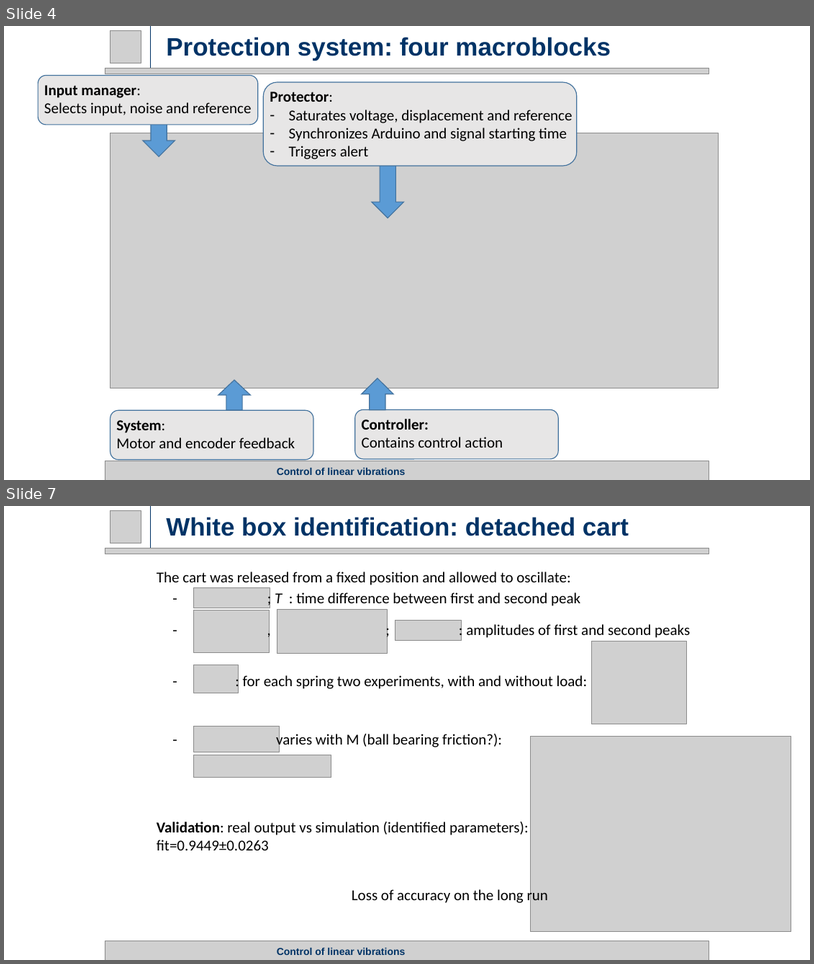
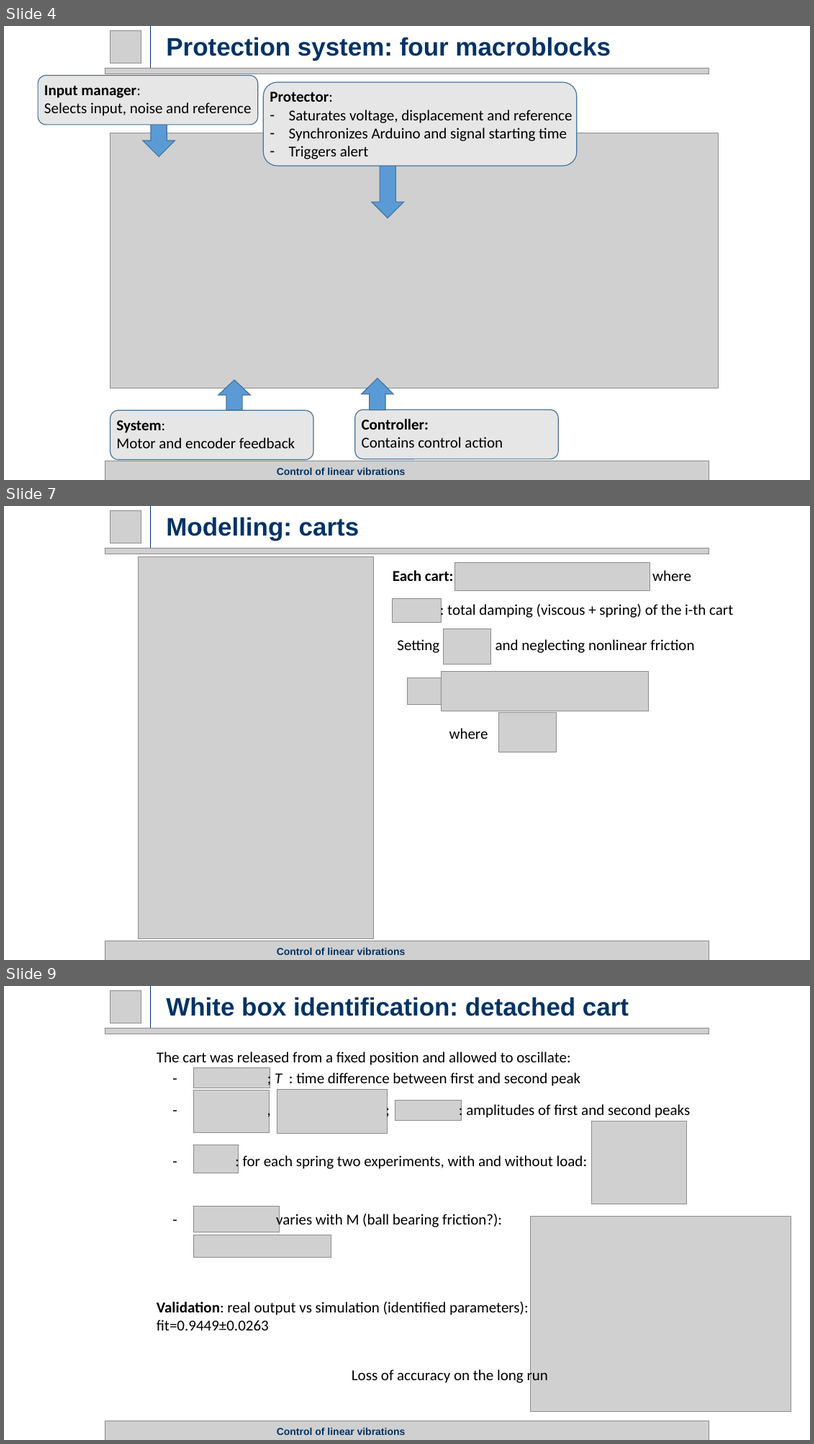
Before and after one commit to rssalessio/Control-Linear-Vibrations, a slide deck: finalPresentation/Part 1/Part1.pptx. Shown one above the other, each under a label of ours: slides 4 and 7 before the commit, slides 4, 7 and 9 after it; the slides between them are not shown. The pictures are 814x964 and 814x1444 pixels, drawn with LibreOffice and Linux fonts; fonts in the diff are those of the drawing; grey boxes stand for pictures. Boxes give left, top, right and bottom in pixels: in the first picture for what was removed or moved away, otherwise in the second. Text is boxed around its words. In the diff, an @@ line names an element or a change of style, - is before the commit and + after.

```diff
--- a/finalPresentation/Part 1/Part1.pptx
+++ b/finalPresentation/Part 1/Part1.pptx
@@ slide 7 added at (x1=4, y1=506, x2=810, y2=960), background #FFFFFF @@
@@ picture added at (x1=111, y1=510, x2=142, y2=543) @@
@@ line added from (150, 548) to (150, 506), #003366 0.75 pt @@
@@ title added at (x1=166, y1=517, x2=360, y2=541), 30 pt, text #003366, bold @@
+Modelling: carts
@@ picture added at (x1=105, y1=548, x2=710, y2=554) @@
@@ picture added at (x1=139, y1=557, x2=373, y2=939) @@
@@ text added at (x1=393, y1=570, x2=692, y2=581), 18 pt, text #000000, bold @@
+Each cart: where
@@ picture added at (x1=455, y1=562, x2=650, y2=591) @@
@@ picture added at (x1=393, y1=599, x2=441, y2=622) @@
@@ text added at (x1=448, y1=604, x2=733, y2=618), 18 pt, text #000000 @@
+: total damping (viscous + spring) of the i-th cart
@@ picture added at (x1=443, y1=629, x2=491, y2=664) @@
@@ text added at (x1=397, y1=639, x2=694, y2=653), 18 pt, text #000000 @@
+Setting and neglecting nonlinear friction
@@ picture added at (x1=407, y1=677, x2=441, y2=705) @@
@@ picture added at (x1=441, y1=671, x2=649, y2=710) @@
@@ picture added at (x1=499, y1=713, x2=557, y2=752) @@
@@ text added at (x1=450, y1=728, x2=489, y2=739), 18 pt, text #000000 @@
+where
@@ picture added at (x1=105, y1=941, x2=710, y2=960) @@
@@ title added at (x1=277, y1=947, x2=406, y2=955), 12 pt, text #003366, bold @@
+Control of linear vibrations
@@ what was slide 7 is now slide 9 @@
```
Also in this commit, not shown: 3 slides changed, 1 other slide added, 1 other file.
